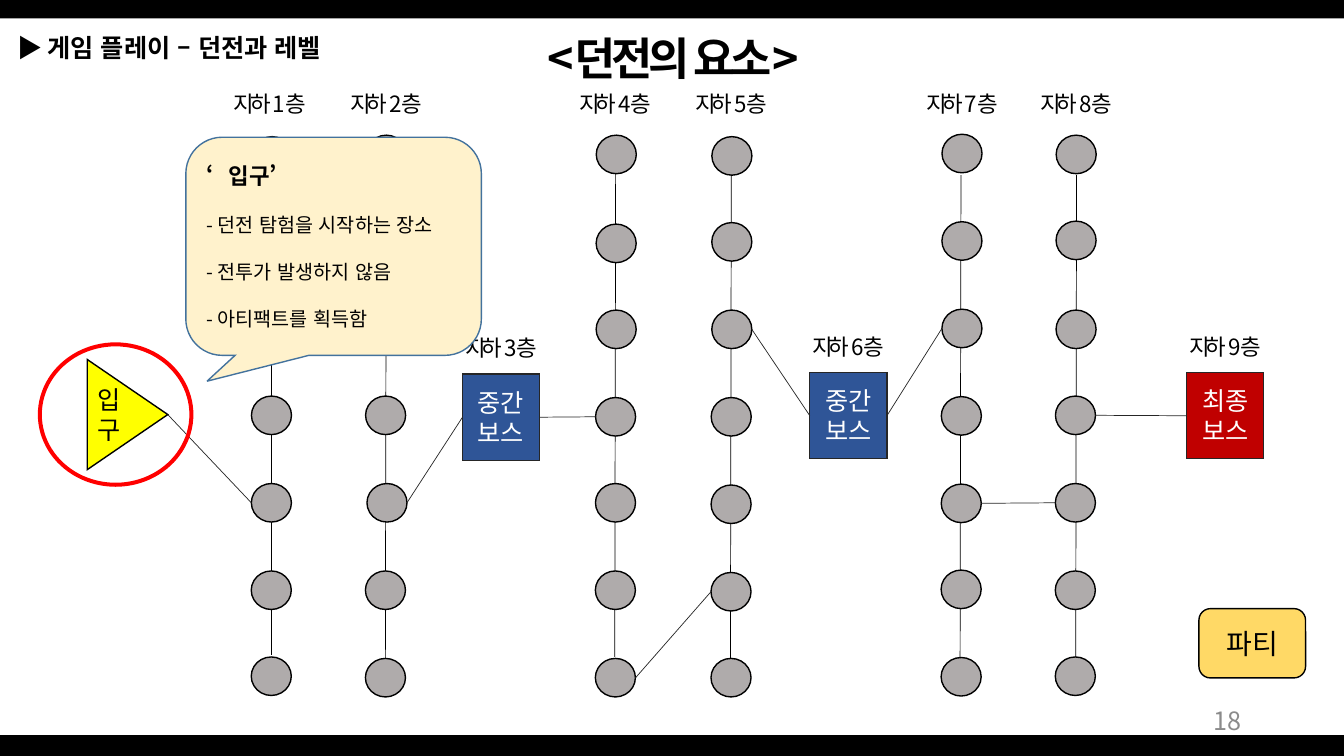
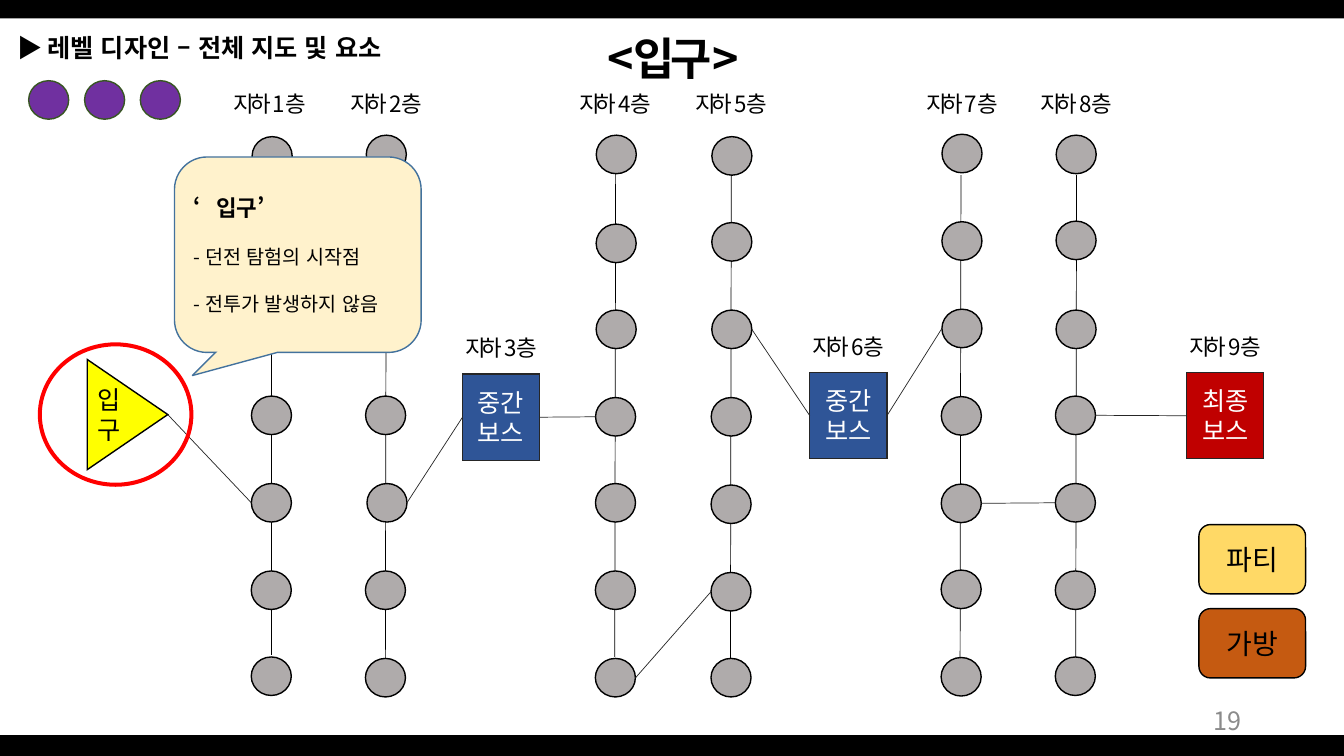
Before and after one commit to Bumizi/GameDesign, a slide deck: slide 19 of 2018 동계방학 기획자 특훈/Dungeon Tamer_1901011.pptx (slide 18 before the commit). Drawn at 1344x756 pixels with LibreOffice and Linux fonts; fonts in the diff are those of the drawing. Boxes give left, top, right and bottom in pixels: in the first picture for what was removed or moved away, otherwise in the second. Text is boxed around its words. In the diff, an @@ line names an element or a change of style, - is before the commit and + after.

Commit message:
Dungeon Tamer 10차
제안서 10차
-목차 수정
-레벨 디자인(전투화면UI) 다듬기
-맵 디자인 설정 추가
-시스템 디자인 항목 추가

```diff
--- a/2018 동계방학 기획자 특훈/Dungeon Tamer_1901011.pptx
+++ b/2018 동계방학 기획자 특훈/Dungeon Tamer_1901011.pptx
@@ text removed at box(47, 36, 321, 60) @@
-▶ 게임 플레이 – 던전과 레벨
@@ text added at box(47, 36, 381, 60), 18 pt, text #000000, bold @@
+▶ 레벨 디자인 – 전체 지도 및 요소
@@ text at box(607, 37, 738, 79): text changed @@
-<던전의 요소>
+<입구>
@@ ellipse added at box(28, 81, 69, 119), fill #7030A0, outline #385723 1 pt @@
@@ ellipse added at box(85, 81, 125, 119), fill #7030A0, outline #385723 1 pt @@
@@ ellipse added at box(140, 81, 180, 119), fill #7030A0, outline #385723 1 pt @@
@@ rounded speech box "‘입구’": place and size @@
-rounded speech box "‘입구’" at box(186, 137, 481, 355)
+rounded speech box "‘입구’" at box(174, 157, 421, 353)
@@ text in rounded speech box at box(205, 247, 360, 266): text changed @@
-- 던전 탐험을 시작하는 장소
+- 던전 탐험의 시작점
@@ text in rounded speech box at box(218, 309, 367, 328): paragraph removed @@
-- 아티팩트를 획득함
@@ rounded rectangle "파티": place and size @@
-rounded rectangle "파티" at box(1199, 609, 1306, 679)
+rounded rectangle "파티" at box(1199, 524, 1306, 594)
@@ rounded rectangle added at box(1199, 609, 1306, 679), fill #C55A11, outline #000000 1 pt, 20 pt, text #000000 @@
+가방
@@ page number at box(1213, 711, 1241, 737): text changed @@
-18
+19
```
Also in this commit, not shown: 46 other slides changed, 14 slides added.
